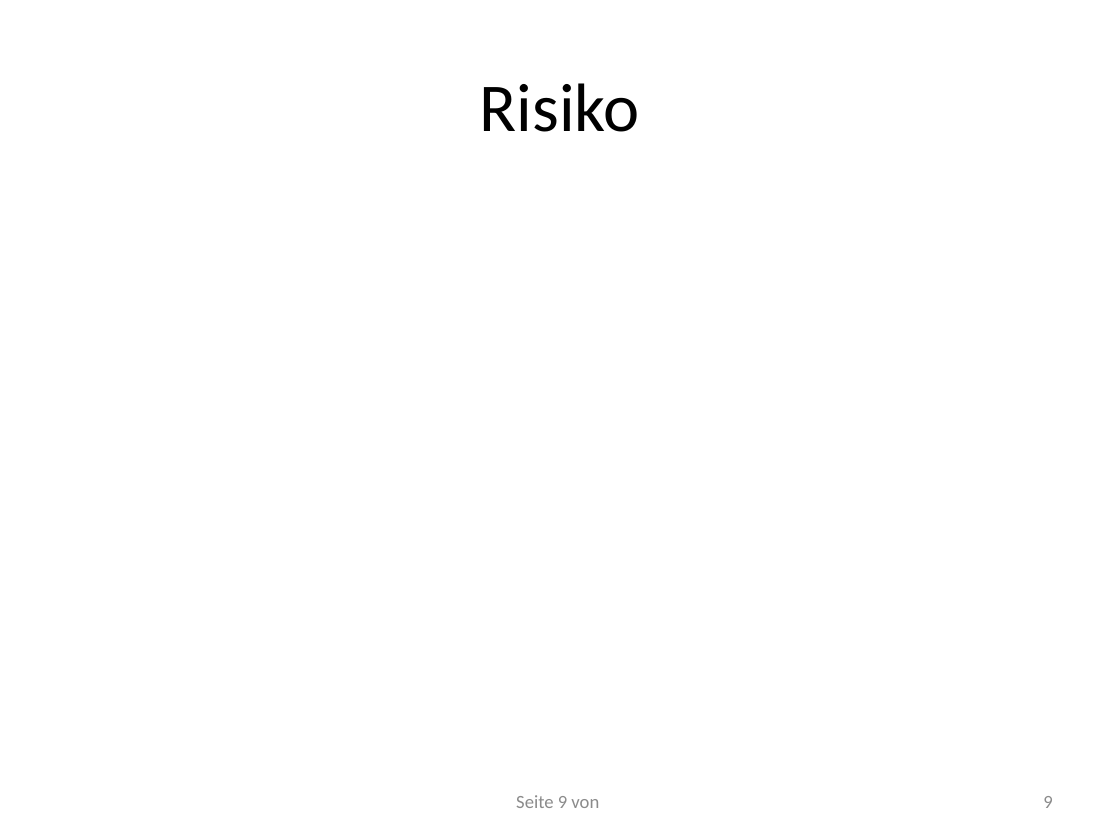
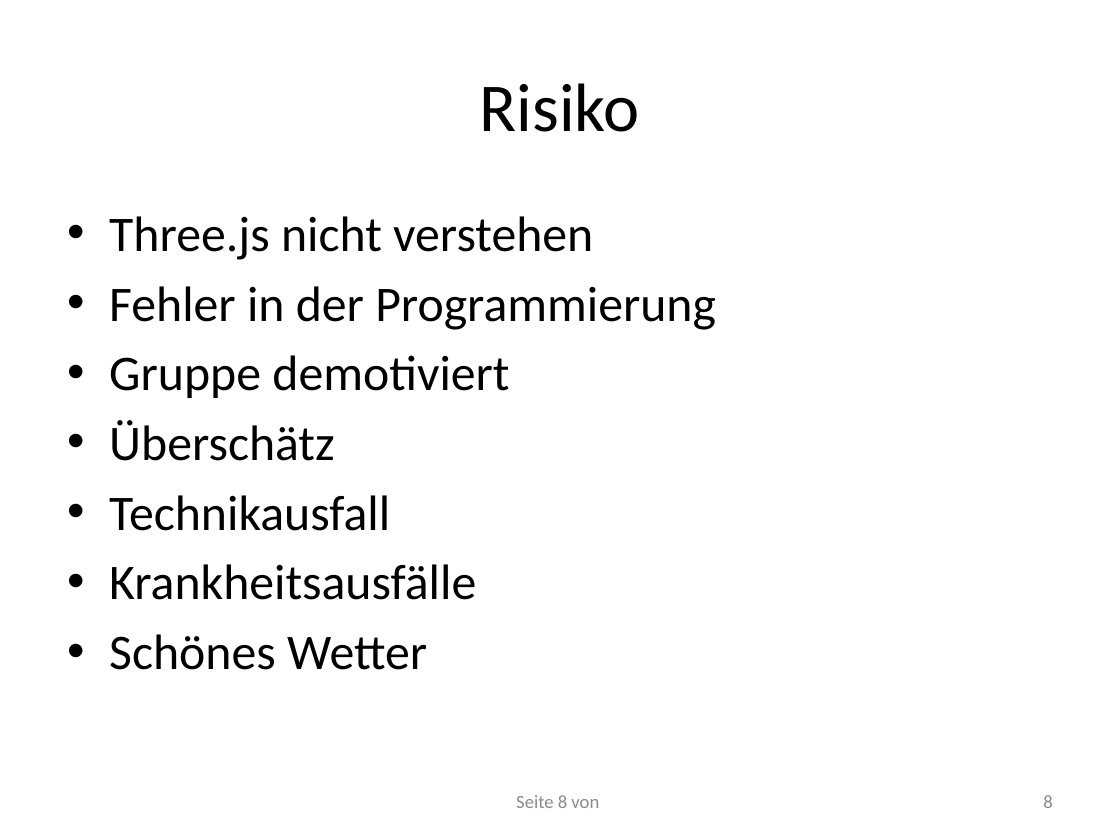
Before and after one commit to RamoramaInteractive/GDV-Projekt, a slide deck: slide 8 of Planungspraesentation-Mitte Juni/Planungspräsentation V. 1.pptx (slide 9 before the commit). Drawn at 1120x840 pixels with LibreOffice and Linux fonts; fonts in the diff are those of the drawing. Boxes give left, top, right and bottom in pixels: in the first picture for what was removed or moved away, otherwise in the second. Text is boxed around its words. In the diff, an @@ line names an element or a change of style, - is before the commit and + after.

```diff
--- a/Planungspraesentation-Mitte Juni/Planungspräsentation V. 1.pptx
+++ b/Planungspraesentation-Mitte Juni/Planungspräsentation V. 1.pptx
@@ text added at [109,216,716,670], 32 pt, text #000000 @@
+• Three.js nicht verstehen
+• Fehler in der Programmierung
+• Gruppe demotiviert
+• Überschätz
+• Technikausfall
+• Krankheitsausfälle
+• Schönes Wetter
@@ page number at [516,795,599,808]: text changed @@
-Seite 9 von
+Seite 8 von
@@ page number at [1043,795,1052,808]: text changed @@
-9
+8
```
Also in this commit, not shown: 2 other slides changed, 3 slides added, 4 slides removed, 3 other files.
